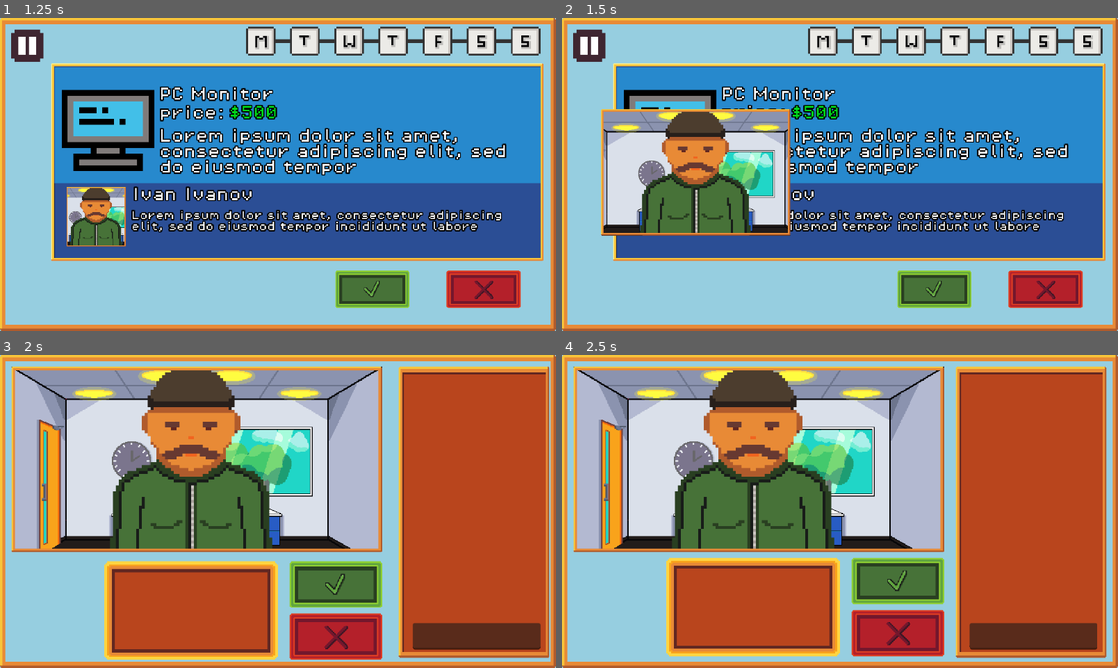
Above: before the commit, frames 1-4 (two rows, left to right).
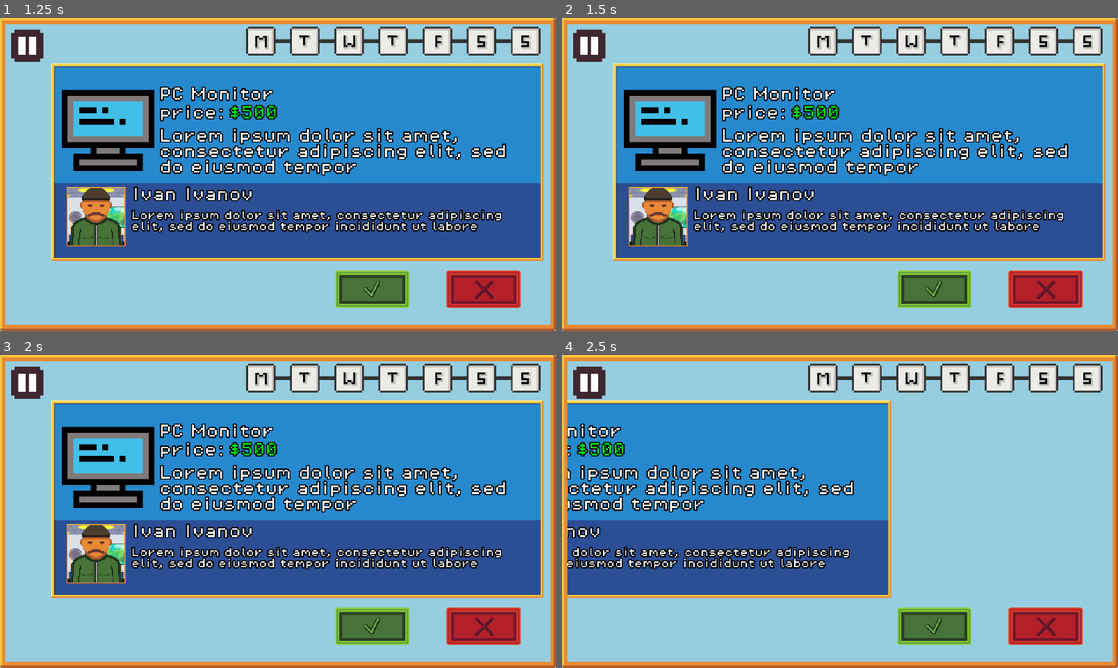
Above: after the commit, the same moments.

Repository: MartinR260/HackTUES11KVK
Game: Godot game, scene res://MainMenu.tscn
The game is run twice, just before and just after one commit, with the same random seed, the same clock (stepped at 60 frames per second) and the same inputs. Sound files missing from this copy of the repository are replaced by a short silence.
Inputs (mouse positions are in pixels of both pictures, inside the frame that each line leads up to; where the layout moved, square brackets give the same spot in the first picture):
- Up to frame 1 (1.25 s): click "Start Game" at 0.5 s
- Up to frame 2 (1.5 s): click (934, 290) at 1.25 s
- Up to frame 3 (2 s): no input
- Up to frame 4 (2.5 s): click (1045, 627) [895, 636] at 2 s

Frame 1 is identical in both runs. In frame 2, 14% of the frame differs, in the area x 7-42%, y 29-74%; in frame 3, 86%, in the area x 0-99%, y 0-100%; in frame 4, 85%.
Error in both runs: Invalid access to property or key 'money' on a base object of type 'Nil'. (res://MainLoop.gd:47)

Commit message:
cigan

Diff:
--- a/hacktues11/PickTradeMenu.gd
+++ b/hacktues11/PickTradeMenu.gd
@@ -12,8 +12,10 @@
 @onready var price_ammount: Label = $TradeInfo/priceAmmount
 @onready var item_name: Label = $TradeInfo/priceLabel2
 
+@onready var transition_anim = $TextureRect3/AnimationPlayer
+
 var offers: Array
-@onready var transition_anim = $TextureRect3/AnimationPlayer
+var idx: int = 0
 
 func _ready() -> void:
 	var url = "http://127.0.0.1:5000/api/offers"
@@ -36,12 +38,8 @@
 	response_text.replacen("\\'", "'")
 	offers = JSON.parse_string(response_text)["content"]
 
-	trader_name.text = offers[0]["npc"]["name"]
-	trader_description.text = offers[0]["npc"]["info"]
-	trade_description.text = offers[0]["offer"]["description"]
-	price_ammount.text = "$" + str(offers[0]["offer"]["price"])
-	item_name.text = offers[0]["offer"]["item_id"]
-
+	idx = -1
+	reload()
 
 	button_click_sfx.add_stream(0, load("res://sfx/mouseclicks/mouse-button-click-308449.mp3"))
 	button_click_sfx.add_stream(1, load("res://sfx/mouseclicks/mouse-click-sound-233951.mp3"))
@@ -50,6 +48,26 @@
 	add_child(audio_player)
 
 func _on_accept_trade_button_up() -> void:
+	var url = "http://127.0.0.1:5000/api/offer/select"
+	http_request.request(url, ["Content-Type: application/json"], HTTPClient.METHOD_POST,
+	JSON.stringify({
+		"offer_id": offers[idx]["offer"]["id"],
+		"npc_name": offers[idx]["npc"]["name"]
+	}))
+	var response = await http_request.request_completed
+
+	var result = response[0]
+	var response_code = response[1]
+	var body = response[3]
+
+	if result != HTTPRequest.RESULT_SUCCESS:
+		print("HTTP Request failed with result code: ", result)
+		return
+
+	if response_code != 200:
+		print("HTTP Request returned error code: ", response_code)
+		return
+
 	audio_player.stream = button_click_sfx.get_stream(randi_range(0, 3))
 	audio_player.play()
 	transition_anim.play("transition")
@@ -68,4 +86,9 @@
 
 
 func reload():
-	print("gotin")
+	idx = (idx + 1) % offers.size()
+	trader_name.text = offers[idx]["npc"]["name"]
+	trader_description.text = offers[idx]["npc"]["info"]
+	trade_description.text = offers[idx]["offer"]["description"]
+	price_ammount.text = "$" + str(offers[idx]["offer"]["price"])
+	item_name.text = offers[idx]["offer"]["item_id"]
--- a/hacktues11/scroll_container.gd
+++ b/hacktues11/scroll_container.gd
@@ -10,7 +10,6 @@
 var current_response_label: Label = null
 
 func _ready() -> void:
-	init_npc("krasivo.png")
 	# Configure the timer
 	loading_timer.wait_time = 0.5  # Adjust interval as needed.
 
@@ -76,11 +75,6 @@
 		send_message_player(text)
 		text_edit.clear()
 
-func init_npc(image_id):
-	var url = "http://127.0.0.1:5000/api/offer?npc_image=" + str(image_id)
-	http_request.use_threads = true
-	http_request.request(url, [], HTTPClient.METHOD_GET)
-
 func send_message_http(msg):
 	var url = "http://127.0.0.1:5000/api/chat"
 	http_request.use_threads = true
Not shown: 1 places in hacktues11/ChatTradeMenu.tscn that only renumber resources
